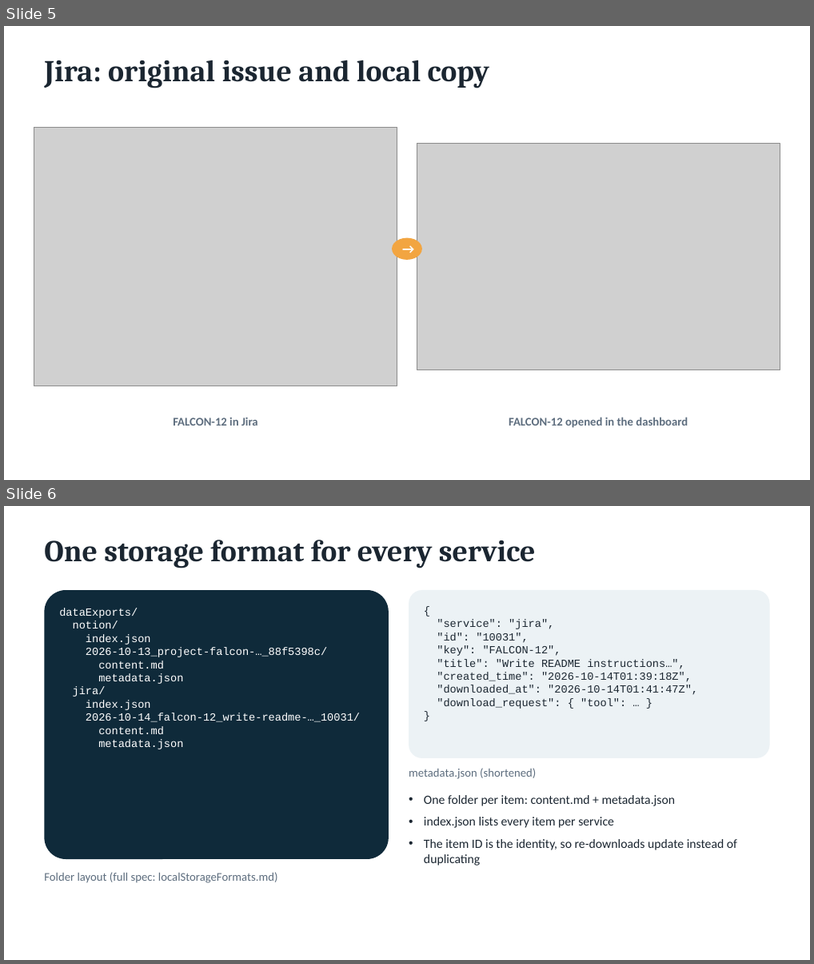
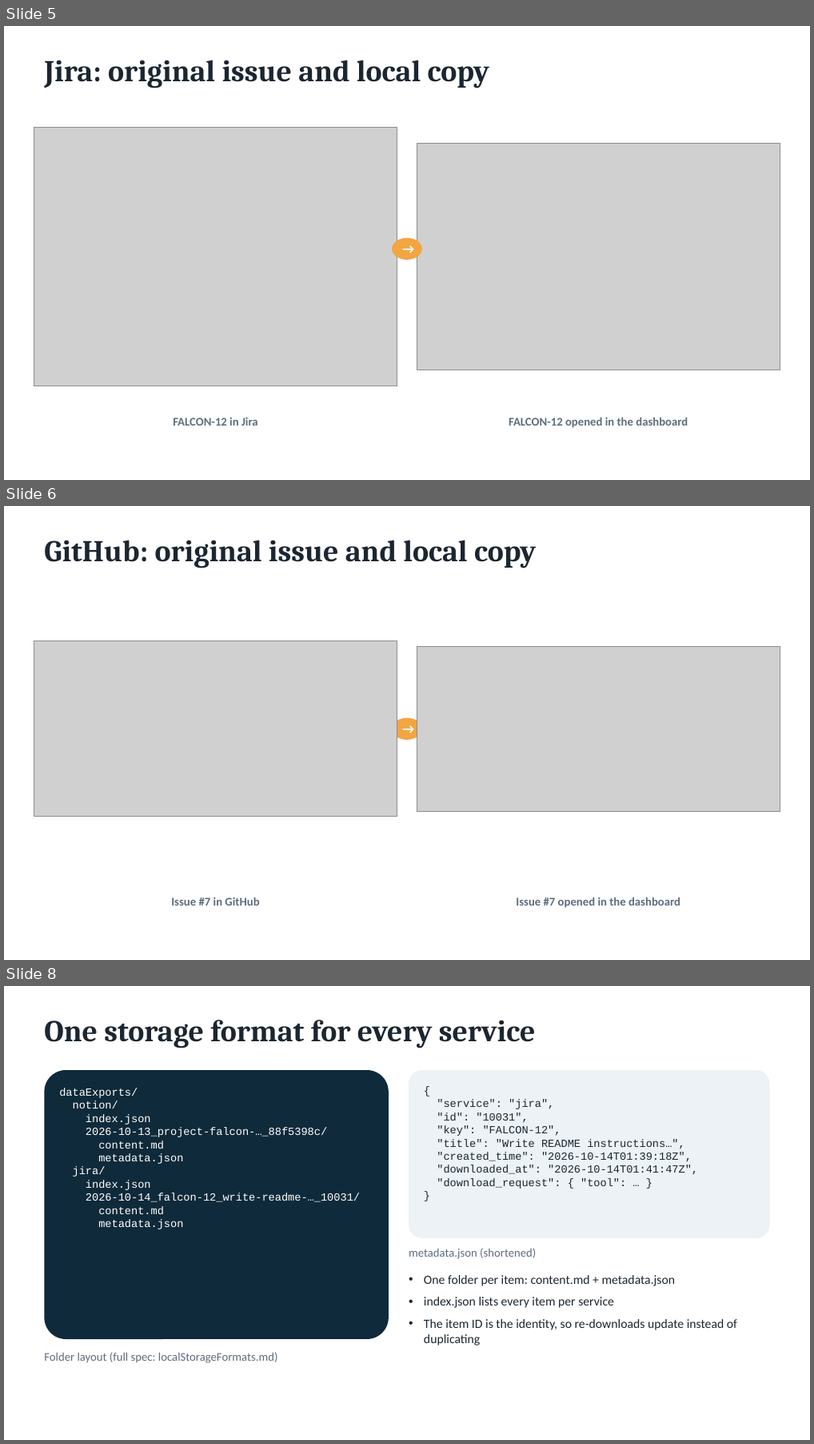
Before and after one commit to aiassistedyu-pixel/mcp-services-dashboard, a slide deck: presentation/project.pptx. Shown one above the other, each under a label of ours: slides 5 and 6 before the commit, slides 5, 6 and 8 after it; the slides between them are not shown. The pictures are 814x964 and 814x1444 pixels, drawn with LibreOffice and Linux fonts; fonts in the diff are those of the drawing; grey boxes stand for pictures. Boxes give left, top, right and bottom in pixels: in the first picture for what was removed or moved away, otherwise in the second. Text is boxed around its words. In the diff, an @@ line names an element or a change of style, - is before the commit and + after.

```diff
--- a/presentation/project.pptx
+++ b/presentation/project.pptx
@@ slide 6 added at (4,506,810,960), background #FFFFFF @@
@@ text added at (44,540,536,568), 36 pt, text #1B2631, bold @@
+GitHub: original issue and local copy
@@ picture added at (34,641,398,816) @@
@@ picture added at (417,646,780,812) @@
@@ ellipse added at (392,718,422,740), fill #F2A541, 16 pt, text #FFFFFF, bold @@
+→
@@ text added at (171,896,259,905), 14 pt, text #5D6D7E, bold @@
+Issue #7 in GitHub
@@ text added at (516,896,681,908), 14 pt, text #5D6D7E, bold @@
+Issue #7 opened in the dashboard
@@ what was slide 6 is now slide 8 @@
```
Also in this commit, not shown: 1 slide changed.
